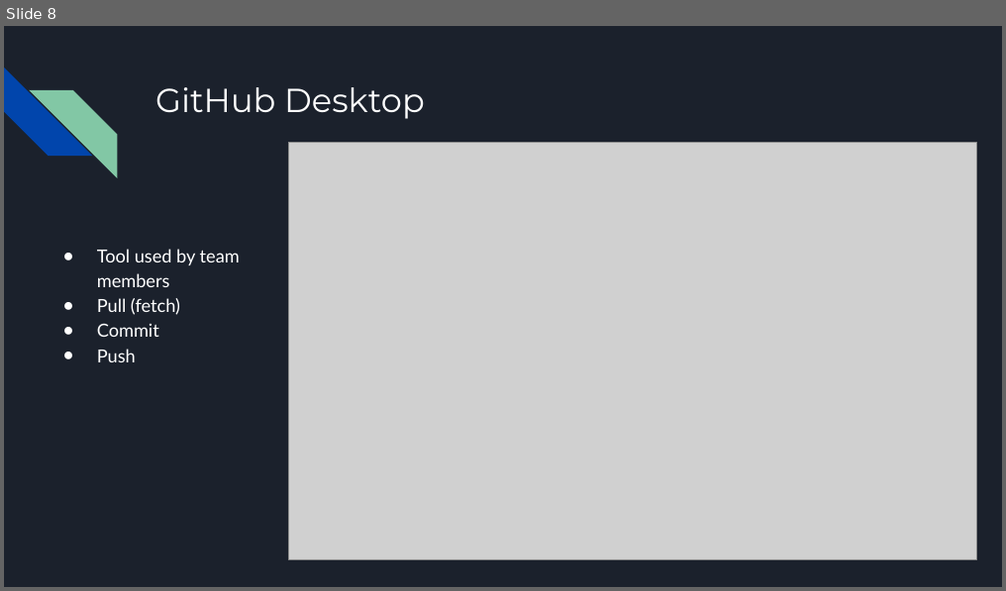
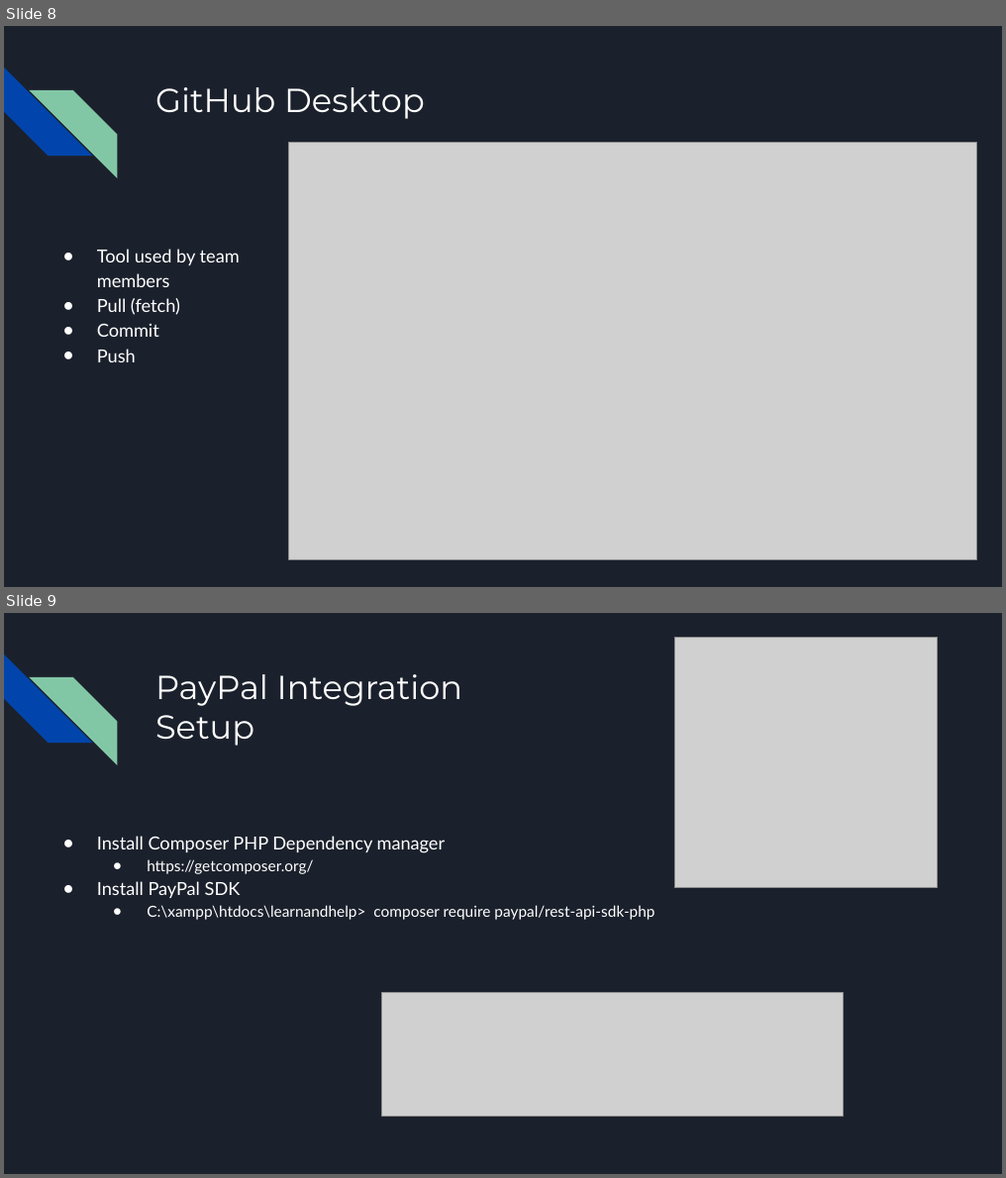
Before and after one commit to sjasthi/learnandhelp, a slide deck: docs/ics499_(Developer_Manual)_spring_24_alligators_learn_and_help.pptx. Shown one above the other, each under a label of ours: slide 8 before the commit, slides 8 and 9 after it. The pictures are 1006x591 and 1006x1178 pixels, drawn with LibreOffice and Linux fonts; fonts in the diff are those of the drawing; grey boxes stand for pictures. Boxes give left, top, right and bottom in pixels: in the first picture for what was removed or moved away, otherwise in the second. Text is boxed around its words. In the diff, an @@ line names an element or a change of style, - is before the commit and + after.

```diff
--- a/docs/ics499_(Developer_Manual)_spring_24_alligators_learn_and_help.pptx
+++ b/docs/ics499_(Developer_Manual)_spring_24_alligators_learn_and_help.pptx
@@ slide 9 added at (x1=4, y1=613, x2=1002, y2=1174), background #1B212C; not listed: 2 template elements that a slide beside it also shows @@
@@ picture added at (x1=674, y1=638, x2=937, y2=888) @@
@@ title added at (x1=155, y1=674, x2=462, y2=746), 24 pt, text #FFFFFF @@
+PayPal Integration Setup
@@ text added at (x1=97, y1=836, x2=654, y2=920), 11 pt, text #FFFFFF @@
+● Install Composer PHP Dependency manager
+  ● https://getcomposer.org/
+● Install PayPal SDK
+  ● C:\xampp\htdocs\learnandhelp> composer require paypal/rest-api-sdk-php
@@ picture added at (x1=382, y1=993, x2=844, y2=1117) @@
```
Also in this commit, not shown: 1 slide changed, 3 other slides added.
